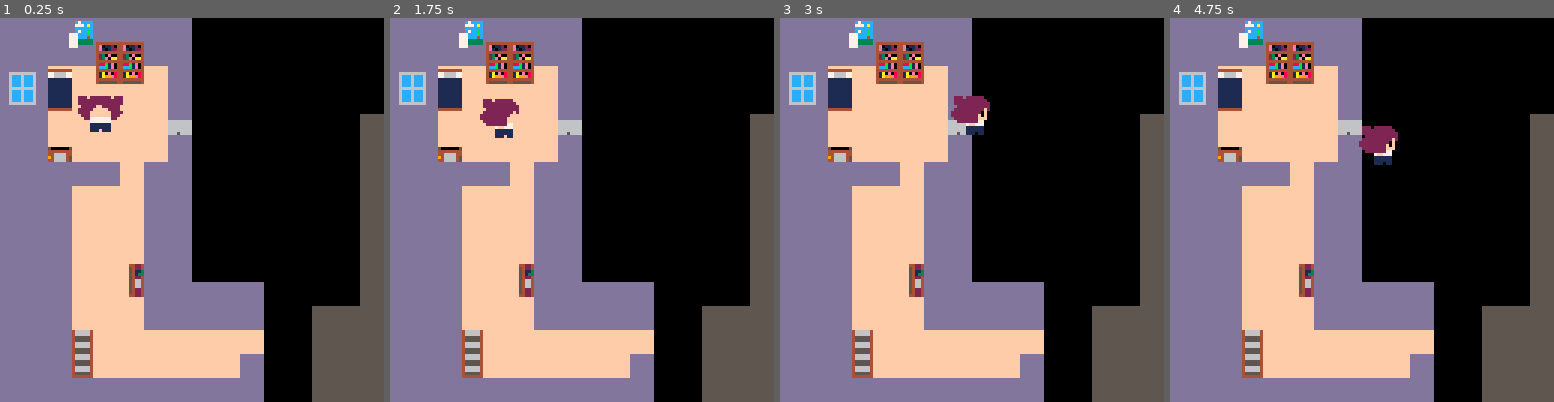
Above: before the commit, frames 1-4 (left to right).
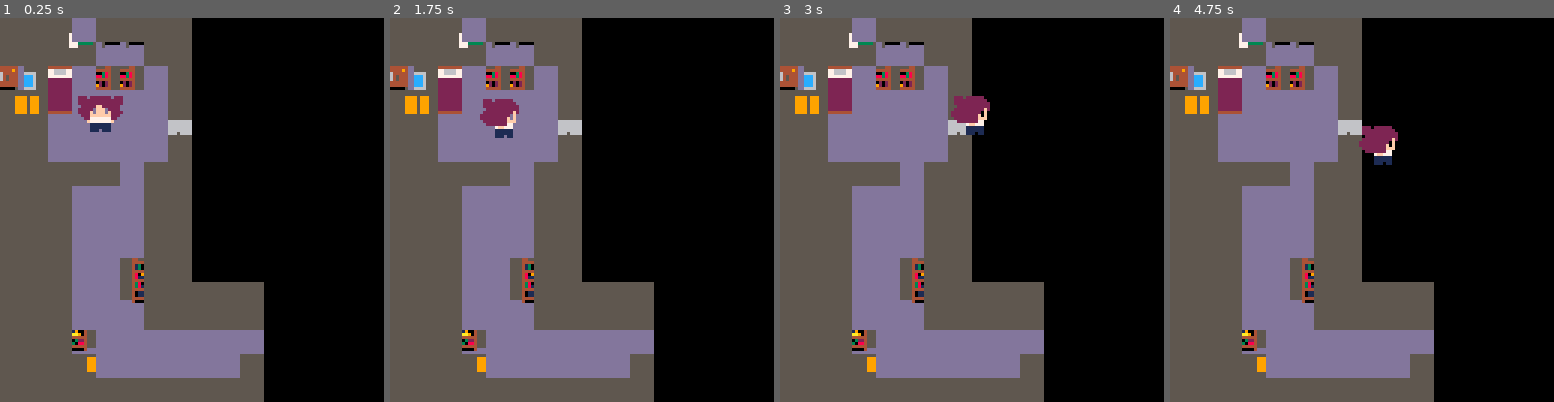
Above: after the commit, the same moments.

Repository: unyielding-snow/Texas-Game-Jam-2026
Game: PICO-8 cartridge game.p8
The game is run twice, just before and just after one commit, with the same random seed, the same clock (stepped at 60 frames per second) and the same inputs.
Inputs:
- Up to frame 1 (0.25 s): no input
- Up to frame 2 (1.75 s): hold Right from 1.6 s (still down)
- Up to frame 3 (3 s): release Right at 2.1 s; hold Up 2.15-2.42 s; hold Right from 2.47 s (still down)
- Up to frame 4 (4.75 s): release Right at 3.03 s; hold Left 3.08-3.58 s; hold Down 3.63-3.97 s; hold Right 4.02-4.68 s; hold Up from 4.73 s (still down)

The runs differ from the first frame. In frame 1, 62% of the frame differs, in the area x 0-100%, y 0-100%; in frame 2, 62%; in frame 3, 62%; in frame 4, 63%.

Commit message:
bigger map

Diff:
--- a/game.p8
+++ b/game.p8
@@ -8,8 +8,7 @@
 	player.y = 25
 	player.direction = "down"
 	player.moving = false
-	player.sprite = 0
-	player.speed = 1
+	player.sprite = 0 player.speed = 1
 
 	player.sprites = {
   down = {
@@ -175,31 +174,35 @@
 0000000101010000000000000000000000000100010000000000000000000000000101010101000000000000000000000001010100000000000000000000000000000000000000000000000000000000000000000000000000000000000000000000000000000000000000000000000000000000000000000000000000000000
 0000000000000000000000000000000000000000000000000000000000000000000000000000000000000000000000000000000000000000000000000000000000000000000000000000000000000000000000000000000000000000000000000000000000000000000000000000000000000000000000000000000000000000
 __map__
-0101070501010101000000000000000000000000000001010101110101000000000000000000000000000000000000000000000000000000000000000000000000000000000000000000000000000000000000000000000000000000000000000000000000000000000000000000000000000000000000000000000000000000
-0101160612120101000000000000000000000000000001011111110101000000000000000000000000000000000000000000000000000000000000000000000000000000000000000000000000000000000000000000000000000000000000000000000000000000000000000000000000000000000000000000000000000000
-0325041122221101000000000000000000000000000001011111110101000000000000000000000000000000000000000000000000000000000000000000000000000000000000000000000000000000000000000000000000000000000000000000000000000000000000000000000000000000000000000000000000000000
-2324141111111101000000000000000000000000000001011111110101000000000000000000000000000000000000000000000000000000000000000000000000000000000000000000000000000000000000000000000000000000000000000000000000000000000000000000000000000000000000000000000000000000
-0101111111111117000000000000000a0a0a0a00000003251111210101000000000000000000000000000000000000000000000000000000000000000000000000000000000000000000000000000000000000000000000000000000000000000000000000000000000000000000000000000000000000000000000000000000
-0101151111111101000000000000000a0a0a0a00000023241111310101010101010000000000000000000000000000000000000000000000000000000000000000000000000000000000000000000000000000000000000000000000000000000000000000000000000000000000000000000000000000000000000000000000
-0101010101110101000000000000000a0a0a0a00000001011111110101010101010000000000000000000000000000000000000000000000000000000000000000000000000000000000000000000000000000000000000000000000000000000000000000000000000000000000000000000000000000000000000000000000
-0101011111110101000000000000000a0a0a0000000001013211111111111111110000000000000000000000000000000000000000000000000000000000000000000000000000000000000000000000000000000000000000000000000000000000000000000000000000000000000000000000000000000000000000000000
-0101011111110101000000000000000a0a0a0a0a000001013311111111111111010000000000000000000000000000000000000000000000000000000000000000000000000000000000000000000000000000000000000000000000000000000000000000000000000000000000000000000000000000000000000000000000
-0101011111110101000000000000000a0a0a0a0a000001010101010101010101010000000000000000000000000000000000000000000000000000000000000000000000000000000000000000000000000000000000000000000000000000000000000000000000000000000000000000000000000000000000000000000000
-0101011111210101000000000000000a0a0a0a0a000001010101010101010101010000000000000000000000000000000000000000000000000000000000000000000000000000000000000000000000000000000000000000000000000000000000000000000000000000000000000000000000000000000000000000000000
-0101011111310101010101000000000a0a0a0a0a00000a0a0a0a0a0000000000000000000000000000000000000000000000000000000000000000000000000000000000000000000000000000000000000000000000000000000000000000000000000000000000000000000000000000000000000000000000000000000000
-010101111111010101010100000a0a0a0a0a0a0a0a0a0a0a0a0a0a0000000000000000000000000000000000000000000000000000000000000000000000000000000000000000000000000000000000000000000000000000000000000000000000000000000000000000000000000000000000000000000000000000000000
-010101321111111111111100000a0a0a0a0a0a0a0a0a0a0a0a0a0a0000000000000000000000000000000000000000000000000000000000000000000000000000000000000000000000000000000000000000000000000000000000000000000000000000000000000000000000000000000000000000000000000000000000
-010101331111111111110100000a0a0a0a0a0a0a0a0a0a0a0a0a0a0000000000000000000000000000000000000000000000000000000000000000000000000000000000000000000000000000000000000000000000000000000000000000000000000000000000000000000000000000000000000000000000000000000000
-010101010101010101010100000a0a0a0a0a0a0a0a0a0a0a0a0a0a0000000000000000000000000000000000000000000000000000000000000000000000000000000000000000000000000000000000000000000000000000000000000000000000000000000000000000000000000000000000000000000000000000000000
-0101010101010101010101000a0a0a0a0a0a0a0a0a0a0a0a0a0a0a0000000000000000000000000000000000000000000000000000000000000000000000000000000000000000000000000000000000000000000000000000000000000000000000000000000000000000000000000000000000000000000000000000000000
-000000000000000000000000000a0a0a0a0a0a0a0a0a0a0a0a0a0a0000000000000000000000000000000000000000000000000000000000000000000000000000000000000000000000000000000000000000000000000000000000000000000000000000000000000000000000000000000000000000000000000000000000
-010101321101010101010101010a0a0a0a0a0a0a0a0a0a0a0a00000000000000000000000000000000000000000000000000000000000000000000000000000000000000000000000000000000000000000000000000000000000000000000000000000000000000000000000000000000000000000000000000000000000000
-010101321101010101010101010a0a0a0a0a0a0a0a0a0a0a0a00000000000000000000000000000000000000000000000000000000000000000000000000000000000000000000000000000000000000000000000000000000000000000000000000000000000000000000000000000000000000000000000000000000000000
-011111111111111101010101010a0a0a0a0a0a0a0a0a0a0a0a00000000000000000000000000000000000000000000000000000000000000000000000000000000000000000000000000000000000000000000000000000000000000000000000000000000000000000000000000000000000000000000000000000000000000
-011111111111111111111101010a0a0a0a0a0a0a0a0a0a0a0a00000000000000000000000000000000000000000000000000000000000000000000000000000000000000000000000000000000000000000000000000000000000000000000000000000000000000000000000000000000000000000000000000000000000000
-011111111111111111111101013d0d0e0f1d0a0a0a0a0a0a0a00000000000000000000000000000000000000000000000000000000000000000000000000000000000000000000000000000000000000000000000000000000000000000000000000000000000000000000000000000000000000000000000000000000000000
-011111111111111111111101011a1a1a1a1a1a00000000000000000000000000000000000000000000000000000000000000000000000000000000000000000000000000000000000000000000000000000000000000000000000000000000000000000000000000000000000000000000000000000000000000000000000000
-0a111111111111111111111a1a1a1a1a1a1a1a00000000000000000000000000000000000000000000000000000000000000000000000000000000000000000000000000000000000000000000000000000000000000000000000000000000000000000000000000000000000000000000000000000000000000000000000000
-0a111111111111111111111a1a1a1a1a1a1a1a00000000000000000000000000000000000000000000000000000000000000000000000000000000000000000000000000000000000000000000000000000000000000000000000000000000000000000000000000000000000000000000000000000000000000000000000000
-0a111111111111111111111e1f2d2e0a0a0a0a0a0a0000000000000000000000000000000000000000000000000000000000000000000000000000000000000000000000000000000000000000000000000000000000000000000000000000000000000000000000000000000000000000000000000000000000000000000000
-0a0a0a0a0a0a0a0a0a0a0a0a0a0a0a0a0a0a0a0a0a0000000000000000000000000000000000000000000000000000000000000000000000000000000000000000000000000000000000000000000000000000000000000000000000000000000000000000000000000000000000000000000000000000000000000000000000
+0101070501010101000000000000000000000000000001010101110101000000010101010101010121220101010101010000000000000000000000000000000000000000000000000000000000000000000000000000000000000000000000000000000000000000000000000000000000000000000000000000000000000000
+0101160612120101000000000000000000000000000001011111110101000000010101010101010131320101010101010000000000000000000000000000000000000000000000000000000000000000000000000000000000000000000000000000000000000000000000000000000000000000000000000000000000000000
+0325041122221101000000000000000000000000000001011111110101000000232404051111020311110101010101010000000000000000000000000000000000000000000000000000000000000000000000000000000000000000000000000000000000000000000000000000000000000000000000000000000000000000
+2324141111111101000000000000000000000000000001011111110101000000333414151111121311110101010101010000000000000000000000000000000000000000000000000000000000000000000000000000000000000000000000000000000000000000000000000000000000000000000000000000000000000000
+0101111111111117000000000000000a0a0a0a00000003251111210101000000010111111111111111110101010101010000000000000000000000000000000000000000000000000000000000000000000000000000000000000000000000000000000000000000000000000000000000000000000000000000000000000000
+0101151111111101000000000000000a0a0a0a00000023241111310101010101010111111111111111110101010101010000000000000000000000000000000000000000000000000000000000000000000000000000000000000000000000000000000000000000000000000000000000000000000000000000000000000000
+0101010101110101000000000000000000000000000001011111110101010101010111111111111111110101010101010000000000000000000000000000000000000000000000000000000000000000000000000000000000000000000000000000000000000000000000000000000000000000000000000000000000000000
+0101011111110101000000000000000000000000000001013211111111111111010111111111111111110101010101010000000000000000000000000000000000000000000000000000000000000000000000000000000000000000000000000000000000000000000000000000000000000000000000000000000000000000
+0101011111110101000000000000000000000000000001013311111111111111010111111111111111110101010101010000000000000000000000000000000000000000000000000000000000000000000000000000000000000000000000000000000000000000000000000000000000000000000000000000000000000000
+0101011111110101000000000000000000000000000001010101010101010101010101010101010101010101010101010000000000000000000000000000000000000000000000000000000000000000000000000000000000000000000000000000000000000000000000000000000000000000000000000000000000000000
+0101011111210101000000000000000000000000000001010101010101010101010101010101010101010101010101010000000000000000000000000000000000000000000000000000000000000000000000000000000000000000000000000000000000000000000000000000000000000000000000000000000000000000
+0101011111310101010101000000000000000000000000000000000000000000010101010101010101010101010101010000000000000000000000000000000000000000000000000000000000000000000000000000000000000000000000000000000000000000000000000000000000000000000000000000000000000000
+0101011111110101010101000000000000000000000000000000000000000000010101010101010101010101010101010000000000000000000000000000000000000000000000000000000000000000000000000000000000000000000000000000000000000000000000000000000000000000000000000000000000000000
+0101013211111111111111000000000000000000000000000000000000000000010101010101010101010101010101010000000000000000000000000000000000000000000000000000000000000000000000000000000000000000000000000000000000000000000000000000000000000000000000000000000000000000
+0101013311111111111101000000000000000000000000000000000000000000010101010101010101010101010101010000000000000000000000000000000000000000000000000000000000000000000000000000000000000000000000000000000000000000000000000000000000000000000000000000000000000000
+0101010101010101010101000000000000000000000000000000000000000000010101010101010101010101010101010000000000000000000000000000000000000000000000000000000000000000000000000000000000000000000000000000000000000000000000000000000000000000000000000000000000000000
+0101010101010101010101000000000001010101010101010101010101010101000000000000000000000000000000000000000000000000000000000000000000000000000000000000000000000000000000000000000000000000000000000000000000000000000000000000000000000000000000000000000000000000
+0000000000000000000000000000000001010101010101010101010101010101000000000000000000000000000000000000000000000000000000000000000000000000000000000000000000000000000000000000000000000000000000000000000000000000000000000000000000000000000000000000000000000000
+0101013211010101010101010100000001010101010101010101010101010101000000000000000000000000000000000000000000000000000000000000000000000000000000000000000000000000000000000000000000000000000000000000000000000000000000000000000000000000000000000000000000000000
+0101013211010101010101010100000001010101010101010101010101010101000000000000000000000000000000000000000000000000000000000000000000000000000000000000000000000000000000000000000000000000000000000000000000000000000000000000000000000000000000000000000000000000
+0111111111111111010101010100000001010101010101010101010101010101000000000000000000000000000000000000000000000000000000000000000000000000000000000000000000000000000000000000000000000000000000000000000000000000000000000000000000000000000000000000000000000000
+0111111111111111111111010100000001010101010101010101010101010101000000000000000000000000000000000000000000000000000000000000000000000000000000000000000000000000000000000000000000000000000000000000000000000000000000000000000000000000000000000000000000000000
+011111111111111111111101013d0d0e01010101010101010101010101010101000000000000000000000000000000000000000000000000000000000000000000000000000000000000000000000000000000000000000000000000000000000000000000000000000000000000000000000000000000000000000000000000
+011111111111111111111101011a1a1a01010101010101010101010101010101000000000000000000000000000000000000000000000000000000000000000000000000000000000000000000000000000000000000000000000000000000000000000000000000000000000000000000000000000000000000000000000000
+0a111111111111111111111a1a1a1a1a01010101010101010101010101010101000000000000000000000000000000000000000000000000000000000000000000000000000000000000000000000000000000000000000000000000000000000000000000000000000000000000000000000000000000000000000000000000
+0a111111111111111111111a1a1a1a1a01010101010101010101010101010101000000000000000000000000000000000000000000000000000000000000000000000000000000000000000000000000000000000000000000000000000000000000000000000000000000000000000000000000000000000000000000000000
+0a111111111111111111111e1f2d2e0a01010101010101010101010101010101000000000000000000000000000000000000000000000000000000000000000000000000000000000000000000000000000000000000000000000000000000000000000000000000000000000000000000000000000000000000000000000000
+0a0a0a0a0a0a0a0a0a0a0a0a0a0a0a0a01010101010101010101010101010101000000000000000000000000000000000000000000000000000000000000000000000000000000000000000000000000000000000000000000000000000000000000000000000000000000000000000000000000000000000000000000000000
+0000000000000000000000000000000001010101010101010101010101010101000000000000000000000000000000000000000000000000000000000000000000000000000000000000000000000000000000000000000000000000000000000000000000000000000000000000000000000000000000000000000000000000
+0000000000000000000000000000000001010101010101010101010101010101000000000000000000000000000000000000000000000000000000000000000000000000000000000000000000000000000000000000000000000000000000000000000000000000000000000000000000000000000000000000000000000000
+0000000000000000000000000000000001010101010101010101010101010101000000000000000000000000000000000000000000000000000000000000000000000000000000000000000000000000000000000000000000000000000000000000000000000000000000000000000000000000000000000000000000000000
+0000000000000000000000000000000001010101010101010101010101010101000000000000000000000000000000000000000000000000000000000000000000000000000000000000000000000000000000000000000000000000000000000000000000000000000000000000000000000000000000000000000000000000
Not shown, changed: 32 lines of the sprite sheet (__gfx__) section of game.p8
